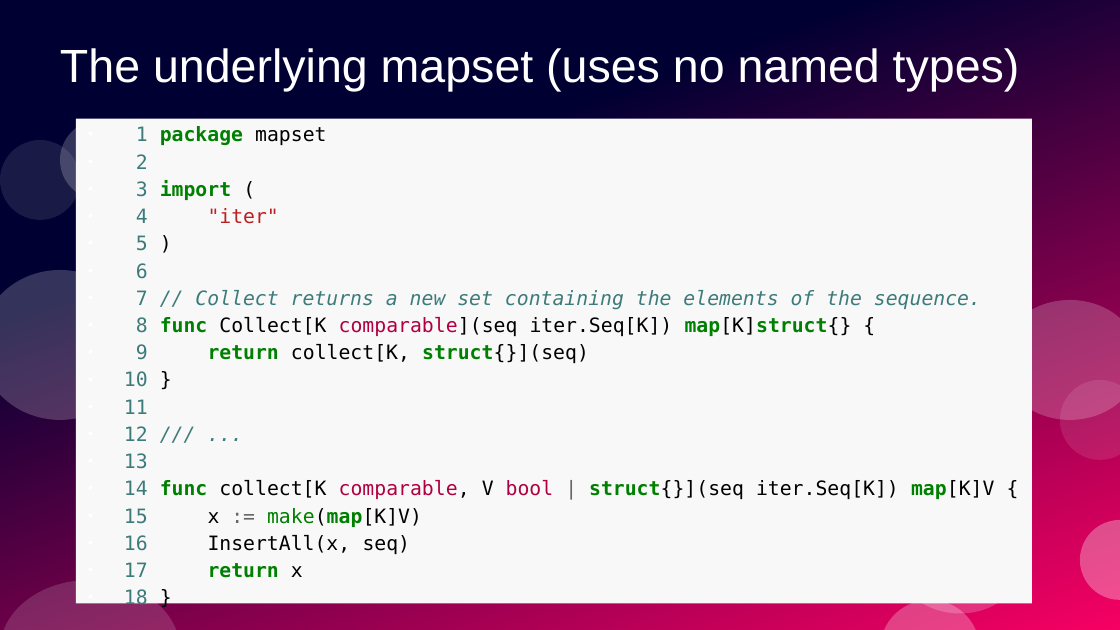
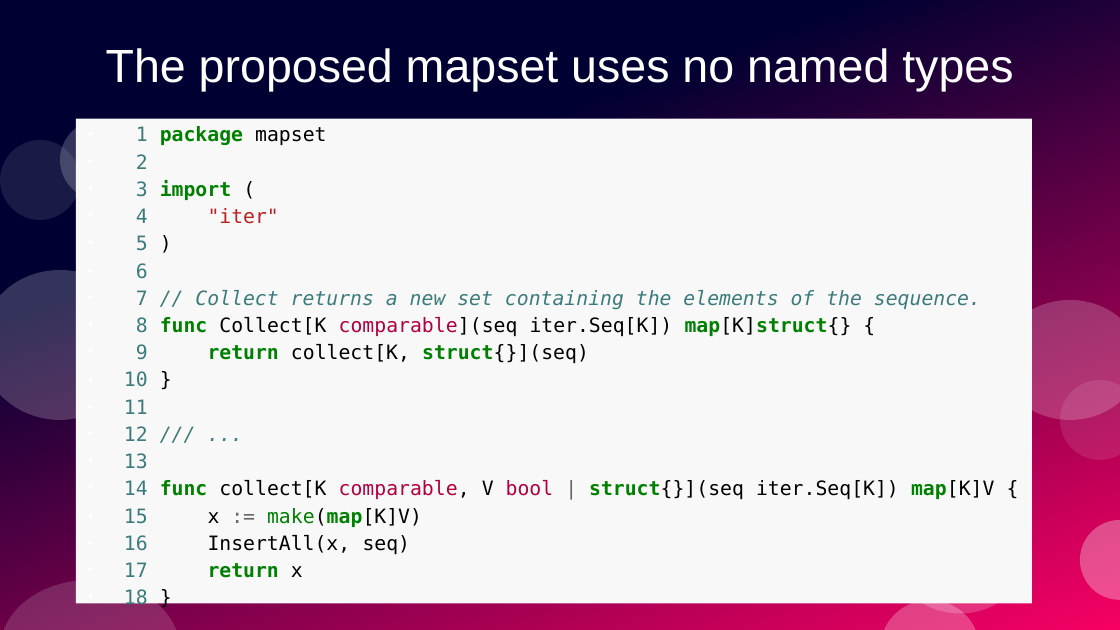
Before and after one commit to ramalho/sets-in-go, a slide deck: slide 59 of sets-in-go.odp. Drawn at 1120x630 pixels with LibreOffice and Linux fonts; fonts in the diff are those of the drawing. Boxes give left, top, right and bottom in pixels: in the first picture for what was removed or moved away, otherwise in the second. Text is boxed around its words. In the diff, an @@ line names an element or a change of style, - is before the commit and + after.

```diff
--- a/sets-in-go.odp
+++ b/sets-in-go.odp
@@ title at (106, 48, 1013, 91): text changed @@
-The underlying mapset (uses no named types)
+The proposed mapset uses no named types
```
Also in this commit, not shown: 2 other slides changed, 11 slides added, 5 other files.
